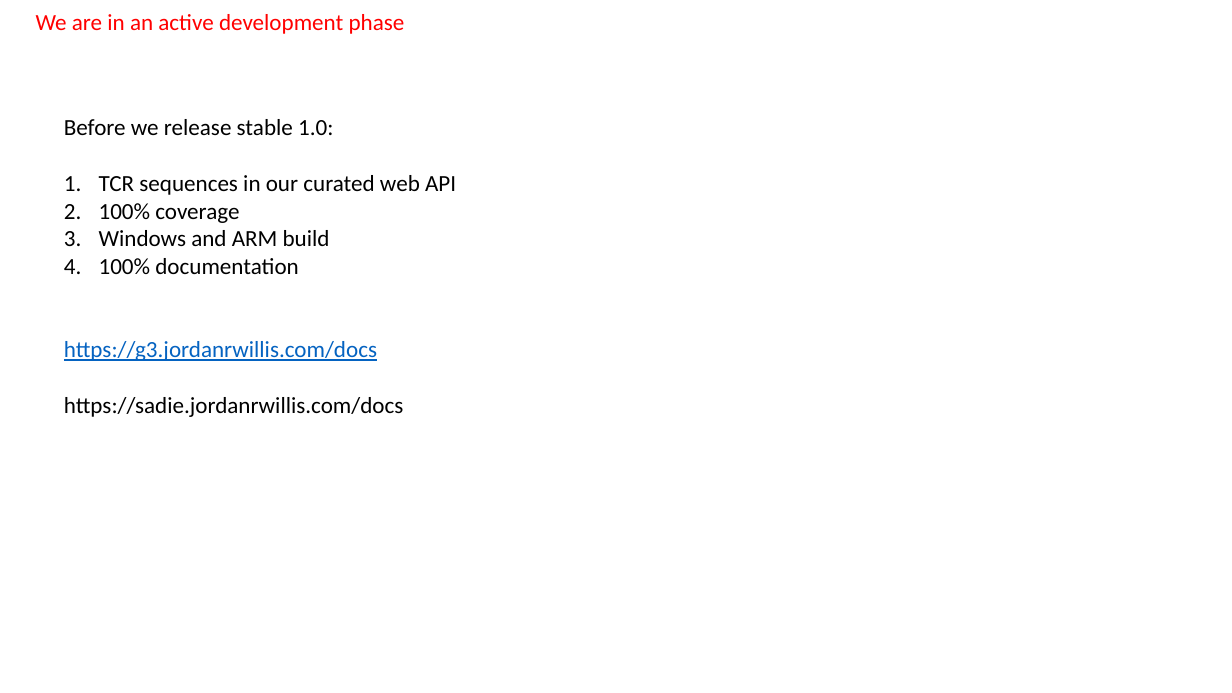
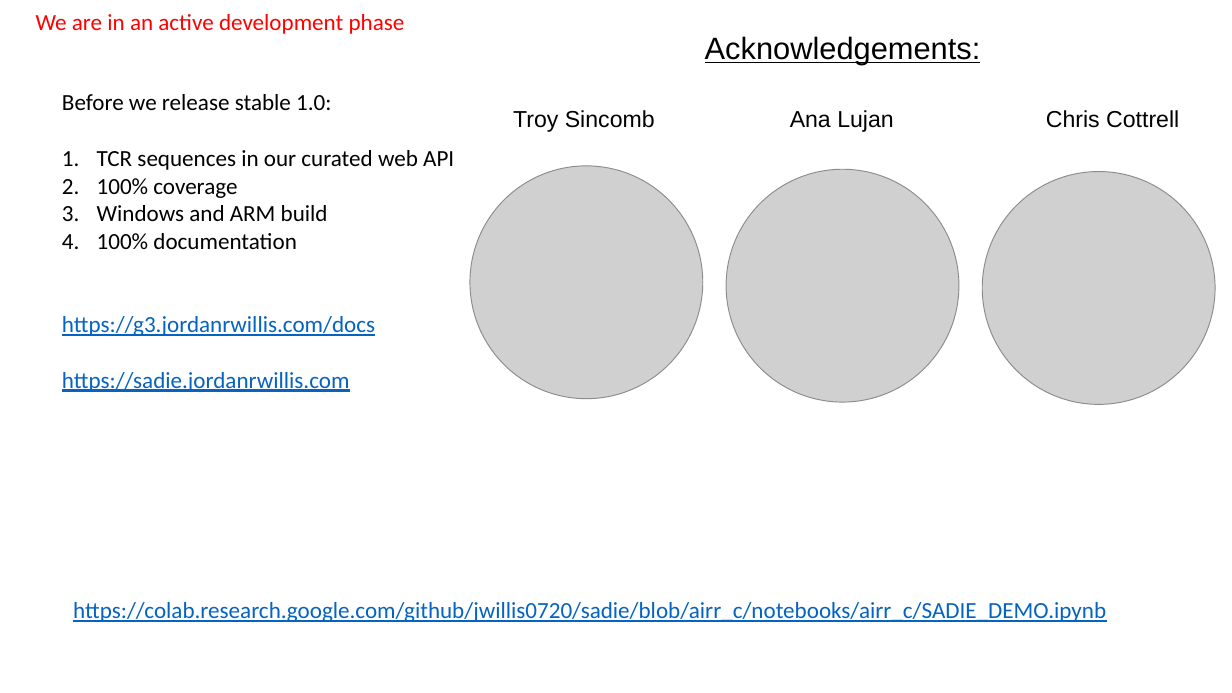
Before and after one commit to jwillis0720/sadie, a slide deck: slide 6 of notebooks/airr_c/SADIE_AIRR_C_2022.pptx. Drawn at 1232x693 pixels with LibreOffice and Linux fonts; fonts in the diff are those of the drawing; grey boxes stand for pictures. Boxes give left, top, right and bottom in pixels: in the first picture for what was removed or moved away, otherwise in the second. Text is boxed around its words. In the diff, an @@ line names an element or a change of style, - is before the commit and + after.

Commit message:
notebook

```diff
--- a/notebooks/airr_c/SADIE_AIRR_C_2022.pptx
+++ b/notebooks/airr_c/SADIE_AIRR_C_2022.pptx
@@ text added at box(705, 36, 981, 64), 24 pt, text #000000, underline @@
+Acknowledgements:
@@ text "Before we release stable 1.0:": place and size @@
-text "Before we release stable 1.0:" at box(64, 119, 456, 417)
+text "Before we release stable 1.0:" at box(62, 94, 454, 392)
@@ text added at box(513, 110, 655, 132), 18 pt, text #000000 @@
+Troy Sincomb
@@ text added at box(790, 110, 894, 132), 18 pt, text #000000 @@
+Ana Lujan
@@ text added at box(1046, 110, 1179, 128), 18 pt, text #000000 @@
+Chris Cottrell
@@ picture added at box(470, 165, 703, 398) @@
@@ picture added at box(726, 169, 959, 402) @@
@@ picture added at box(982, 172, 1215, 405) @@
@@ text at box(62, 372, 349, 392): text changed; text colour #000000 to #0563C1 @@
-https://sadie.jordanrwillis.com/docs
+https://sadie.jordanrwillis.com
@@ text added at box(73, 602, 1106, 622), 18 pt, text #0563C1, underline @@
+https://colab.research.google.com/github/jwillis0720/sadie/blob/airr_c/notebooks/airr_c/SADIE_DEMO.ipynb
```
Also in this commit, not shown: 1 other slide changed.
